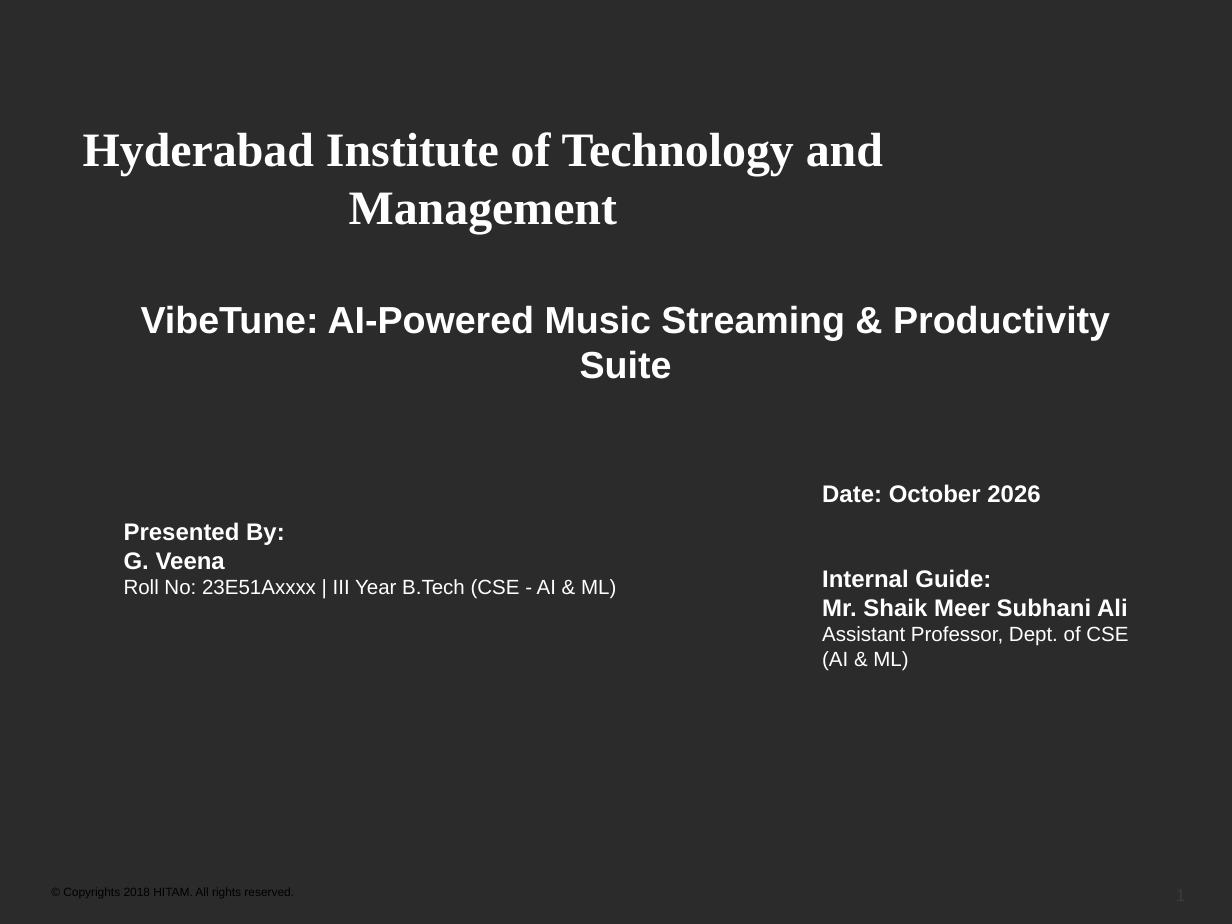
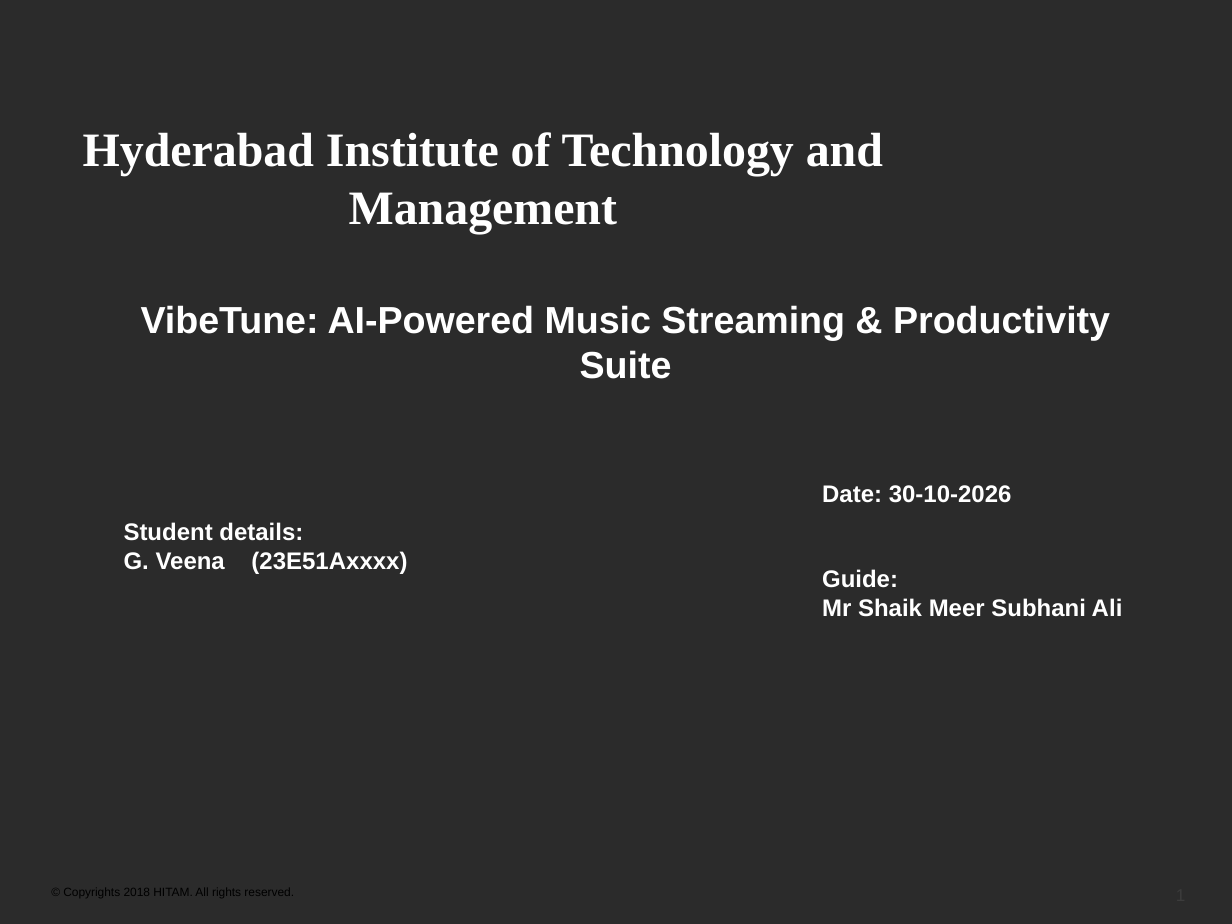
Before and after one commit to Veena2708/vibe-tune, a slide deck: slide 1 of VibeTune_Project_Presentation.pptx. Drawn at 1232x924 pixels with LibreOffice and Linux fonts; fonts in the diff are those of the drawing; background and template pictures are left out; a plain dark background stands for a picture behind light text. Boxes give left, top, right and bottom in pixels: in the first picture for what was removed or moved away, otherwise in the second. Text is boxed around its words. In the diff, an @@ line names an element or a change of style, - is before the commit and + after.

```diff
--- a/VibeTune_Project_Presentation.pptx
+++ b/VibeTune_Project_Presentation.pptx
@@ text at <box>822,485,1012,503</box>: text changed @@
-Date: October 2026
+Date: 30-10-2026
@@ text at <box>124,522,407,574</box>: text changed; size 12 to 14 pt; bold on @@
-Presented By:
-G. Veena
-Roll No: 23E51Axxxx | III Year B.Tech (CSE - AI & ML)
+Student details:
+G. Veena (23E51Axxxx)
@@ text at <box>822,569,1123,617</box>: text changed @@
-Internal Guide:
-Mr. Shaik Meer Subhani Ali
-Assistant Professor, Dept. of CSE (AI & ML)
+Guide:
+Mr Shaik Meer Subhani Ali
```
Also in this commit, not shown: 5 other slides changed.
